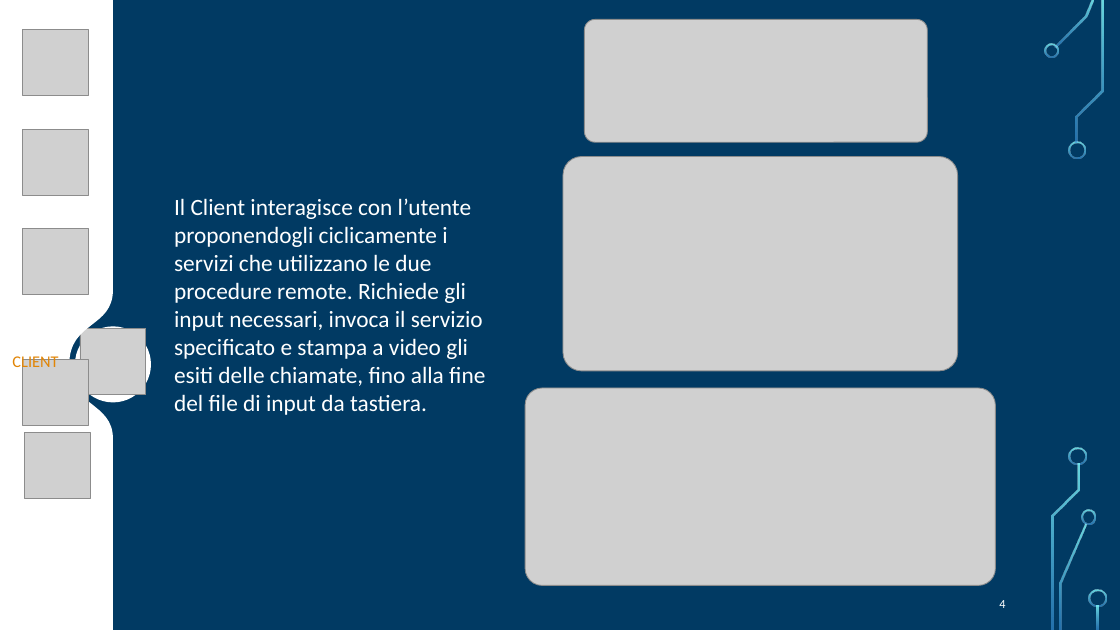
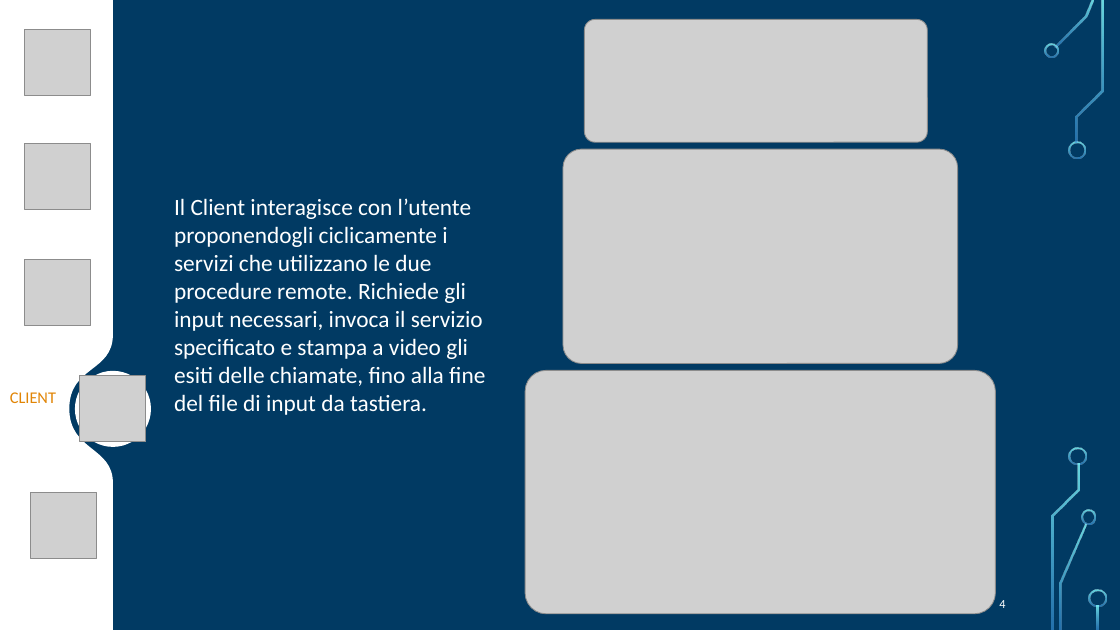
Before and after one commit to FlippaFloppa/Reti-di-Calcolatori-gruppo-Lore, a slide deck: slide 4 of Esercitazione_8/esercitazione8.pptx. Drawn at 1120x630 pixels with LibreOffice and Linux fonts; fonts in the diff are those of the drawing; grey boxes stand for pictures; background and template pictures are left out. Boxes give left, top, right and bottom in pixels: in the first picture for what was removed or moved away, otherwise in the second. Text is boxed around its words. In the diff, an @@ line names an element or a change of style, - is before the commit and + after.

```diff
--- a/Esercitazione_8/esercitazione8.pptx
+++ b/Esercitazione_8/esercitazione8.pptx
@@ freeform shape at (x1=0, y1=0, x2=113, y2=630): outline redrawn @@
@@ picture moved from (x1=22, y1=129, x2=88, y2=196) to (x1=24, y1=144, x2=91, y2=210) @@
@@ picture moved from (x1=563, y1=156, x2=958, y2=371) to (x1=563, y1=150, x2=958, y2=364) @@
@@ picture moved from (x1=22, y1=229, x2=88, y2=295) to (x1=24, y1=260, x2=91, y2=326) @@
@@ text "CLIENT" rewrapped from (x1=12, y1=354, x2=58, y2=372) to (x1=10, y1=392, x2=56, y2=403) @@
@@ picture removed at (x1=22, y1=360, x2=88, y2=426) @@
@@ ellipse moved from (x1=75, y1=327, x2=151, y2=403) to (x1=75, y1=371, x2=151, y2=447) @@
@@ picture moved from (x1=80, y1=329, x2=146, y2=395) to (x1=80, y1=376, x2=146, y2=442) @@
@@ picture resized from (x1=525, y1=388, x2=996, y2=586) to (x1=525, y1=371, x2=996, y2=614) @@
@@ freeform shape moved from (x1=56, y1=529, x2=74, y2=547) to (x1=49, y1=447, x2=66, y2=465) @@
@@ picture moved from (x1=24, y1=432, x2=91, y2=498) to (x1=31, y1=492, x2=97, y2=559) @@
```
Also in this commit, not shown: 3 other slides changed, 1 slide added, 1 slide removed, 2 other files.
